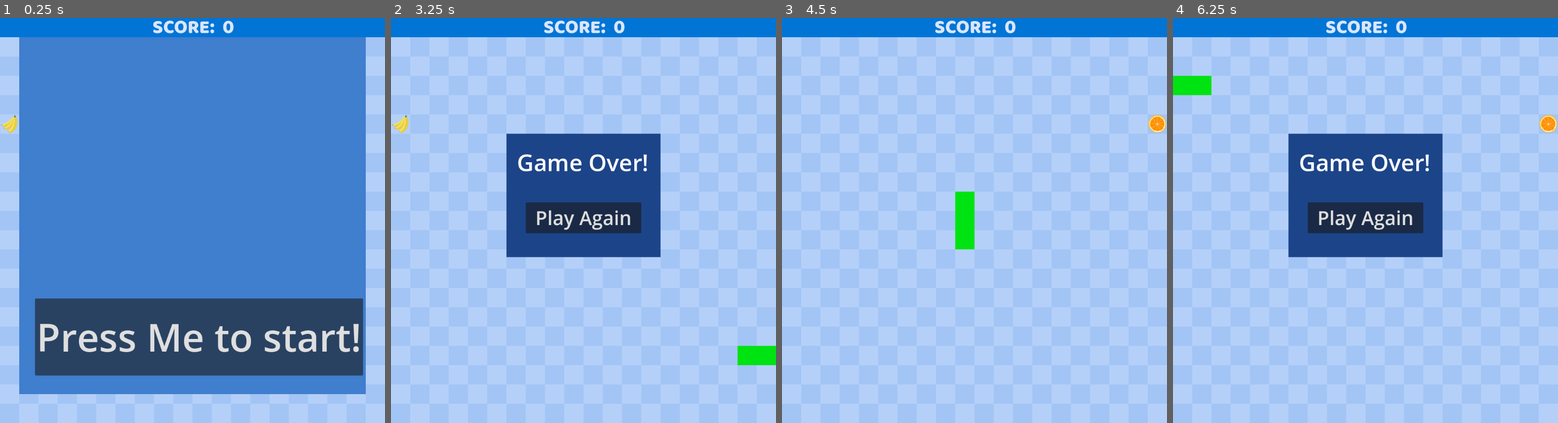
Above: before the commit, frames 1-4 (left to right).
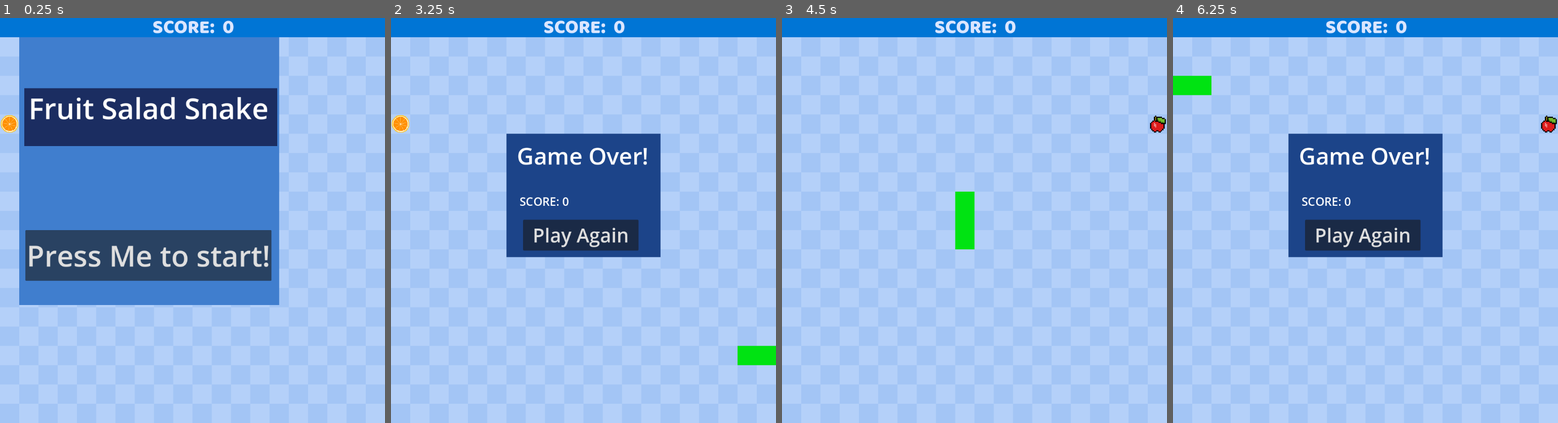
Above: after the commit, the same moments.

Repository: lll11233/snakeGame
Game: Godot game, scene res://scenes/main.tscn
Same seed, same stepped clock (60 frames per second), same inputs: the game is played once before the commit and once after it.
Inputs:
- Up to frame 1 (0.25 s): no input
- Up to frame 2 (3.25 s): click "Press Me to start!" at 0.5 s; tap Enter at 1.25 s; hold D (move_right) 1.28-2.03 s; tap Alt at 1.35, 2.85 s; hold Down (move_down) 2.03-2.78 s; tap Shift at 2.1 s; hold D (move_right) from 2.78 s (still down)
- Up to frame 3 (4.5 s): release D (move_right) at 3.5 s; click "Play Again" at 3.5 s; tap Space at 4.25 s; hold W (move_up) from 4.28 s (still down); tap Shift at 4.35 s
- Up to frame 4 (6.25 s): release W (move_up) at 5.03 s; hold Left (move_left) from 5.03 s (still down); tap Alt at 5.1 s; tap Shift at 5.85 s

The runs differ from the first frame. In frame 1, 53% of the frame differs, in the area x 0-96%, y 4-93%; in frame 2, 4.0%; in frame 3, 0.2%; in frame 4, 4.0%.
Error before the commit: Attempt to call function 'play' in base 'null instance' on a null instance. (res://main.gd:77)
Error after the commit: Attempt to call function 'play' in base 'null instance' on a null instance. (res://main.gd:79)

Commit message:
adding slightly more fruits and game over details

Diff:
--- a/assets/icon.svg
+++ /dev/null
@@ -1 +0,0 @@
-<svg xmlns="http://www.w3.org/2000/svg" width="128" height="128"><rect width="124" height="124" x="2" y="2" fill="#363d52" stroke="#212532" stroke-width="4" rx="14"/><g fill="#fff" transform="translate(12.322 12.322)scale(.101)"><path d="M105 673v33q407 354 814 0v-33z"/><path fill="#478cbf" d="m105 673 152 14q12 1 15 14l4 67 132 10 8-61q2-11 15-15h162q13 4 15 15l8 61 132-10 4-67q3-13 15-14l152-14V427q30-39 56-81-35-59-83-108-43 20-82 47-40-37-88-64 7-51 8-102-59-28-123-42-26 43-46 89-49-7-98 0-20-46-46-89-64 14-123 42 1 51 8 102-48 27-88 64-39-27-82-47-48 49-83 108 26 42 56 81zm0 33v39c0 276 813 276 814 0v-39l-134 12-5 69q-2 10-14 13l-162 11q-12 0-16-11l-10-65H446l-10 65q-4 11-16 11l-162-11q-12-3-14-13l-5-69z"/><path d="M483 600c0 34 58 34 58 0v-86c0-34-58-34-58 0z"/><circle cx="725" cy="526" r="90"/><circle cx="299" cy="526" r="90"/></g><g fill="#414042" transform="translate(12.322 12.322)scale(.101)"><circle cx="307" cy="532" r="60"/><circle cx="717" cy="532" r="60"/></g></svg>
--- a/main.gd
+++ b/main.gd
@@ -16,6 +16,8 @@
 	preload("res://scenes/orange_scene.tscn"),
 	preload("res://scenes/watermelon_scene.tscn"),
 	preload("res://scenes/banana_scene.tscn"),
+	preload("res://scenes/kiwi_scene.tscn"),
+	preload("res://scenes/grape_scene.tscn"),
 ]
 
 var banana_score: int
@@ -129,6 +131,7 @@
 		if snake_data[0] == snake_data[1]:
 			end_game()
 func end_game():
+	$GameOverMenu.get_node("endResult").text = "SCORE: " + str(score)
 	$GameOverMenu.show()
 	$MoveTimer.stop()
 	game_started = false
--- a/project.godot
+++ b/project.godot
@@ -13,7 +13,6 @@
 config/name="platformerSnakeGame"
 run/main_scene="uid://b85dgxr6p5mo8"
 config/features=PackedStringArray("4.4", "Forward Plus")
-config/icon="res://assets/icon.svg"
 
 [display]
 
--- a/scenes/game_over_menu.tscn
+++ b/scenes/game_over_menu.tscn
@@ -19,24 +19,37 @@
 
 [node name="resultLabel" type="Label" parent="."]
 offset_left = 327.0
-offset_top = 332.0
+offset_top = 315.0
 offset_right = 677.0
-offset_bottom = 432.0
+offset_bottom = 415.0
 theme_override_font_sizes/font_size = 60
 text = "Game Over!"
 
 [node name="restartButton" type="Button" parent="."]
 anchors_preset = -1
-anchor_left = 0.5
-anchor_top = 0.493
-anchor_right = 0.5
-anchor_bottom = 0.493
+anchor_left = 0.493
+anchor_top = 0.546
+anchor_right = 0.493
+anchor_bottom = 0.546
 offset_left = -150.0
-offset_top = -39.65
+offset_top = -50.3
 offset_right = 150.0
-offset_bottom = 40.35
+offset_bottom = 29.7
 theme = SubResource("Theme_14ib6")
 theme_override_font_sizes/font_size = 50
 text = "Play Again"
 
+[node name="endResult" type="Label" parent="."]
+anchors_preset = -1
+anchor_left = 0.445
+anchor_top = 0.443
+anchor_right = 0.445
+anchor_bottom = 0.443
+offset_left = -111.0
+offset_top = -11.15
+offset_right = 249.0
+offset_bottom = 31.85
+theme_override_font_sizes/font_size = 30
+text = "Score: "
+
 [connection signal="pressed" from="restartButton" to="." method="_on_restart_button_pressed"]
--- /dev/null
+++ b/scenes/grape_scene.tscn
@@ -0,0 +1,6 @@
+[gd_scene load_steps=2 format=3 uid="uid://cu7tqaggeph30"]
+
+[ext_resource type="Texture2D" uid="uid://dmi5b3mgpqfyk" path="res://assets/grape.png" id="1_j17k6"]
+
+[node name="grape_scene" type="Sprite2D"]
+texture = ExtResource("1_j17k6")
--- /dev/null
+++ b/scenes/kiwi_scene.tscn
@@ -0,0 +1,6 @@
+[gd_scene load_steps=2 format=3 uid="uid://ci5no4minm5vj"]
+
+[ext_resource type="Texture2D" uid="uid://cxdxaj2ktsjmu" path="res://assets/kiwi.png" id="1_5l8um"]
+
+[node name="kiwi_scene" type="Sprite2D"]
+texture = ExtResource("1_5l8um")
--- a/scenes/start_menu.tscn
+++ b/scenes/start_menu.tscn
@@ -20,25 +20,27 @@
 offset_top = 50.0
 offset_right = 950.0
 offset_bottom = 975.0
+scale = Vector2(0.75, 0.75)
 theme_override_styles/panel = SubResource("StyleBoxFlat_ndybt")
 
 [node name="BeginButton" type="Button" parent="."]
-offset_left = 91.0
-offset_top = 727.0
-offset_right = 931.0
-offset_bottom = 927.0
+offset_left = 66.0
+offset_top = 550.0
+offset_right = 918.0
+offset_bottom = 725.0
+scale = Vector2(0.75, 0.75)
 theme = SubResource("Theme_thu50")
 theme_override_font_sizes/font_size = 100
 text = "Press Me to start!"
 
 [node name="StartButton" type="Label" parent="."]
-visible = false
-offset_left = 104.0
+offset_left = 74.0
 offset_top = 182.0
-offset_right = 951.0
+offset_right = 921.0
 offset_bottom = 382.0
+scale = Vector2(0.75, 0.75)
 theme_override_font_sizes/font_size = 100
 theme_override_styles/normal = SubResource("StyleBoxFlat_m7x51")
-text = "Press me to start!"
+text = "Fruit Salad Snake"
 
 [connection signal="pressed" from="BeginButton" to="." method="_on_begin_button_pressed"]
Binary file added: assets/grape.png
Not shown, added: assets/grape.png.import
Binary file added: assets/kiwi.png
Not shown, changed: assets/kiwi.png.import
